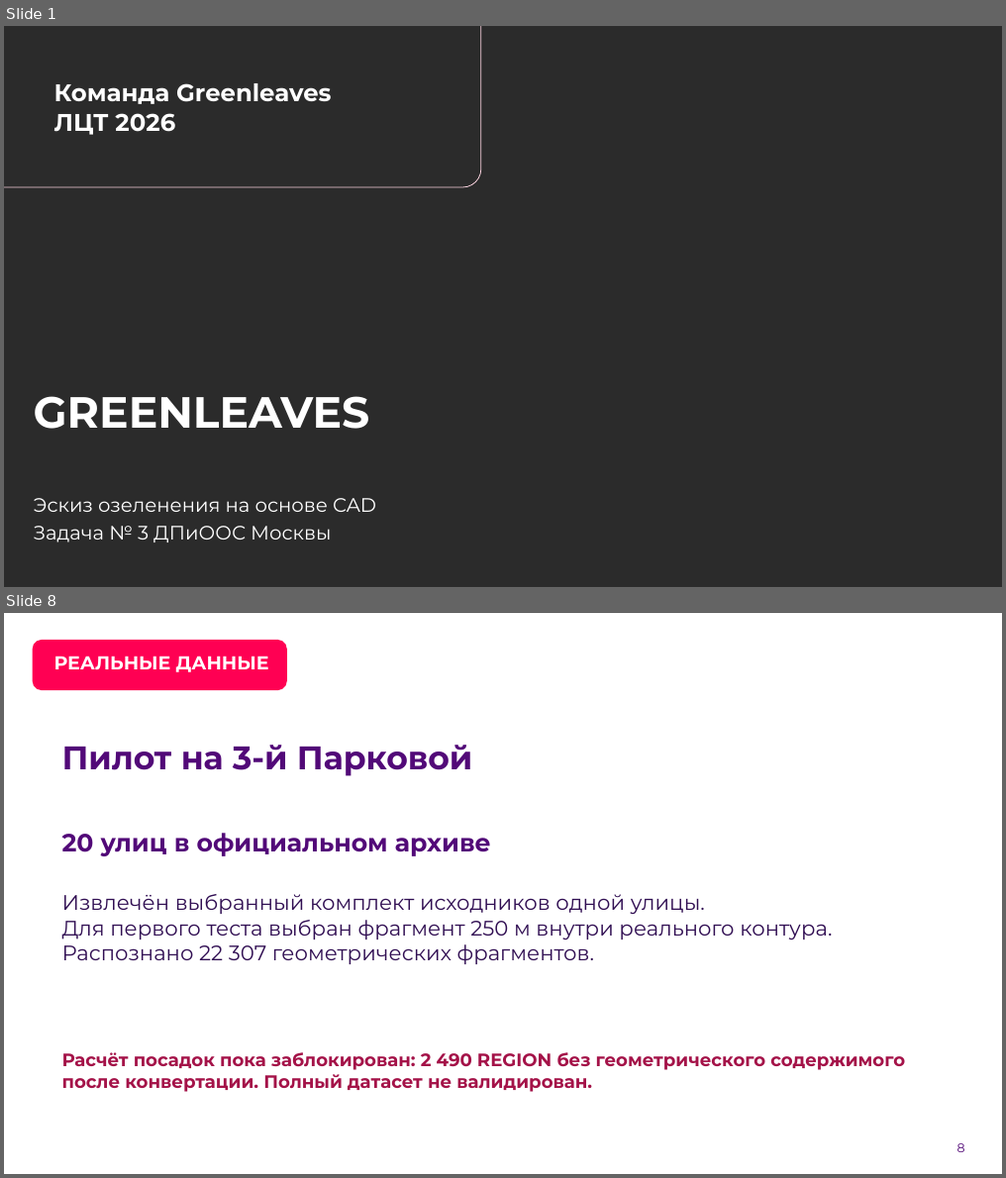
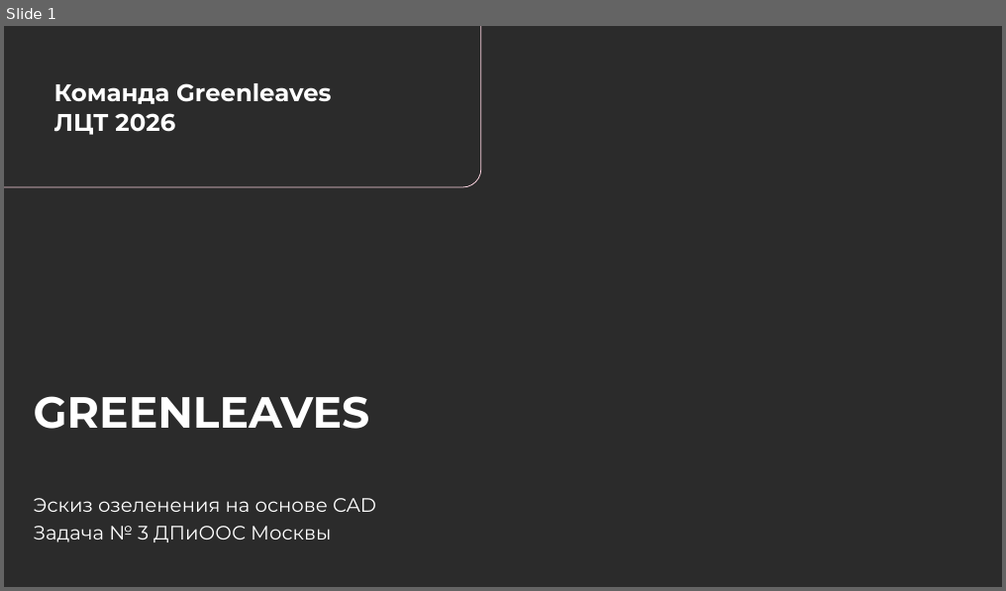
Before and after one commit to rustamnova/greenleaves, a slide deck: site/materials/greenleaves-lct2026.pptx. Shown one above the other, each under a label of ours: slides 1 and 8 before the commit, slide 1 after it; the slides between them are not shown. The pictures are 1006x1178 and 1006x591 pixels, drawn with LibreOffice and Linux fonts; fonts in the diff are those of the drawing; background and template pictures are left out; a plain dark background stands for a picture behind light text. Boxes give left, top, right and bottom in pixels: in the first picture for what was removed or moved away, otherwise in the second. Text is boxed around its words. In the diff, an @@ line names an element or a change of style, - is before the commit and + after.

```diff
--- a/site/materials/greenleaves-lct2026.pptx
+++ b/site/materials/greenleaves-lct2026.pptx
@@ slide 8 removed at <box>4,613,1002,1174</box>, background picture (left out) @@
@@ rounded rectangle removed at <box>33,639,287,690</box> @@
@@ text removed at <box>54,656,269,672</box> @@
-РЕАЛЬНЫЕ ДАННЫЕ
@@ text removed at <box>62,745,472,776</box> @@
-Пилот на 3-й Парковой
@@ text removed at <box>62,833,491,857</box> @@
-20 улиц в официальном архиве
@@ text removed at <box>62,894,832,964</box> @@
-Извлечён выбранный комплект исходников одной улицы.
-Для первого теста выбран фрагмент 250 м внутри реального контура.
-Распознано 22 307 геометрических фрагментов.
@@ text removed at <box>62,1053,905,1092</box> @@
-Расчёт посадок пока заблокирован: 2 490 REGION без геометрического содержимого после конвертации. Полный датасет не валидирован.
@@ page number removed at <box>957,1144,965,1153</box> @@
-8
```
Also in this commit, not shown: 5 slides changed, 6 other slides removed, 8 other files.
